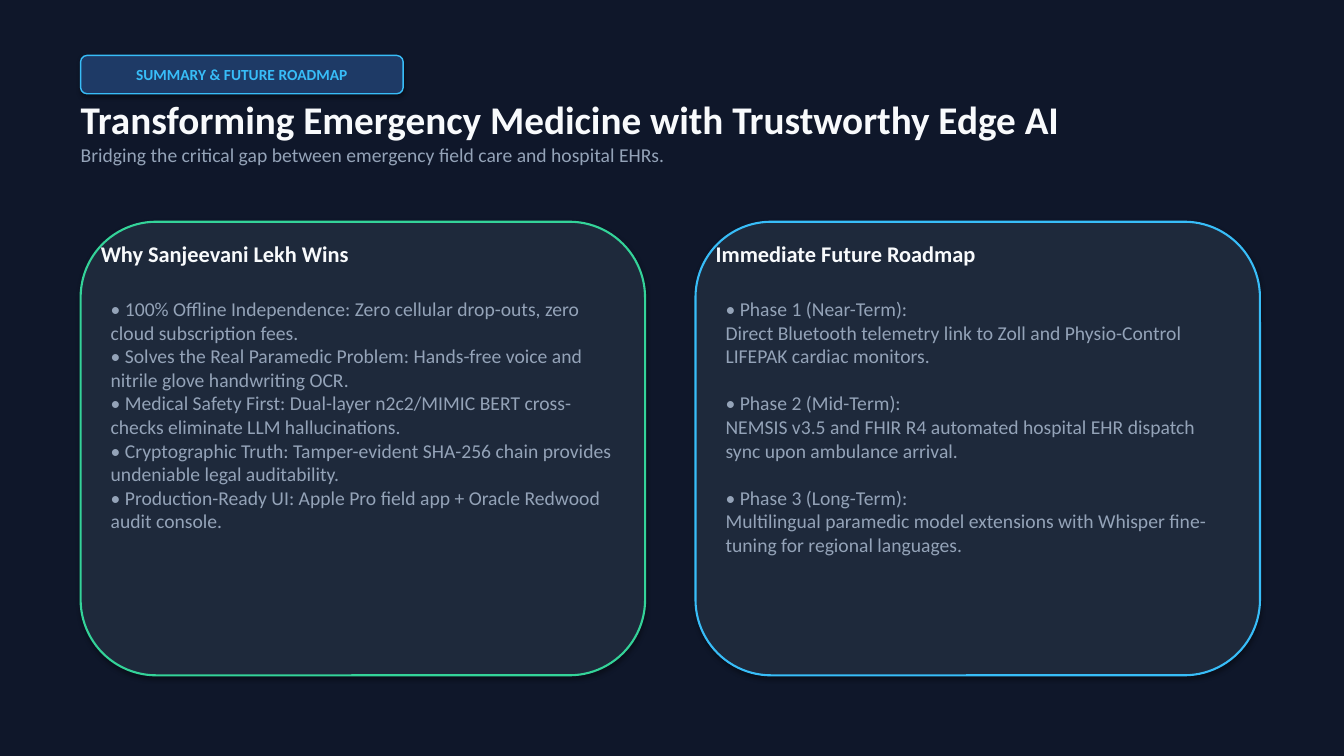
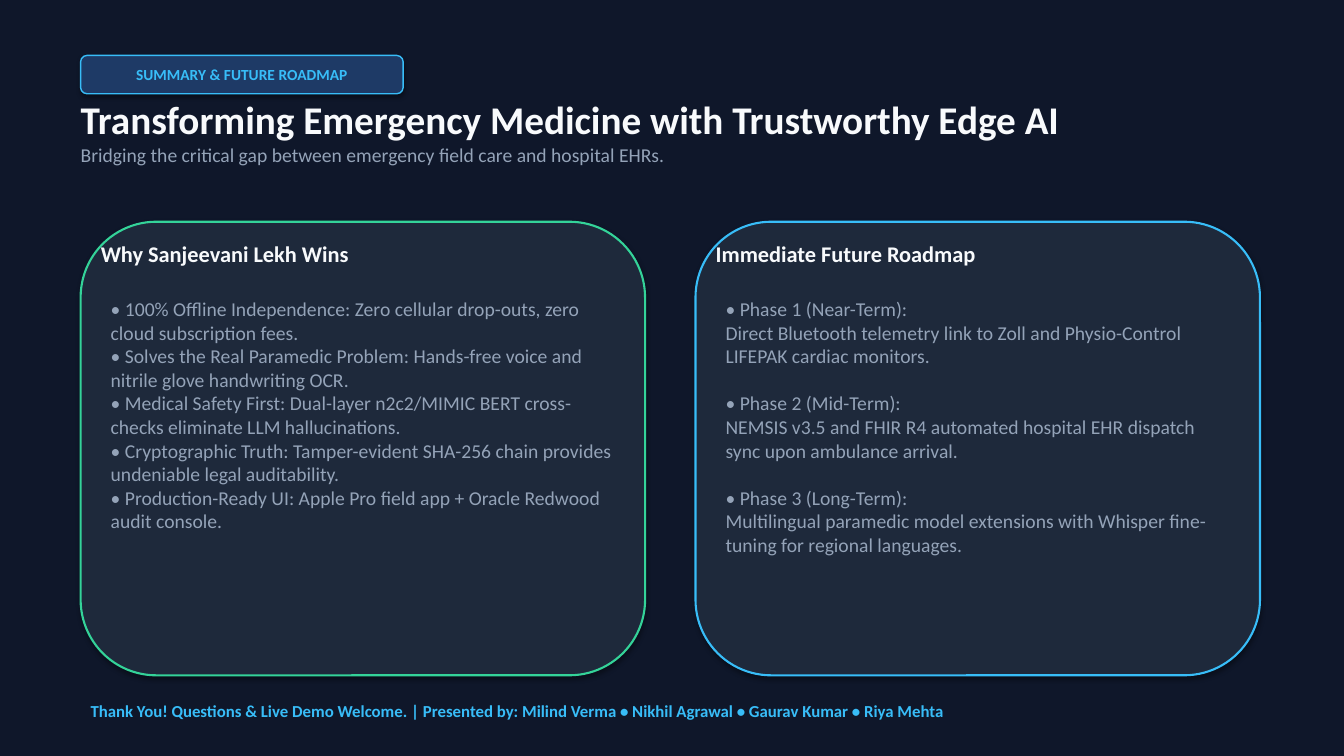
Before and after one commit to Milindverma24/Virtusa_Jatayu2026, a slide deck: slide 12 of Sanjeevani_Lekh_Presentation.pptx. Drawn at 1344x756 pixels with LibreOffice and Linux fonts; fonts in the diff are those of the drawing. Boxes give left, top, right and bottom in pixels: in the first picture for what was removed or moved away, otherwise in the second. Text is boxed around its words. In the diff, an @@ line names an element or a change of style, - is before the commit and + after.

```diff
--- a/Sanjeevani_Lekh_Presentation.pptx
+++ b/Sanjeevani_Lekh_Presentation.pptx
@@ text added at <box>91,705,943,720</box>, 12 pt, text #38BDF8, bold @@
+Thank You! Questions & Live Demo Welcome. | Presented by: Milind Verma • Nikhil Agrawal • Gaurav Kumar • Riya Mehta
```
Also in this commit, not shown: 1 other slide changed, 7 other files.
